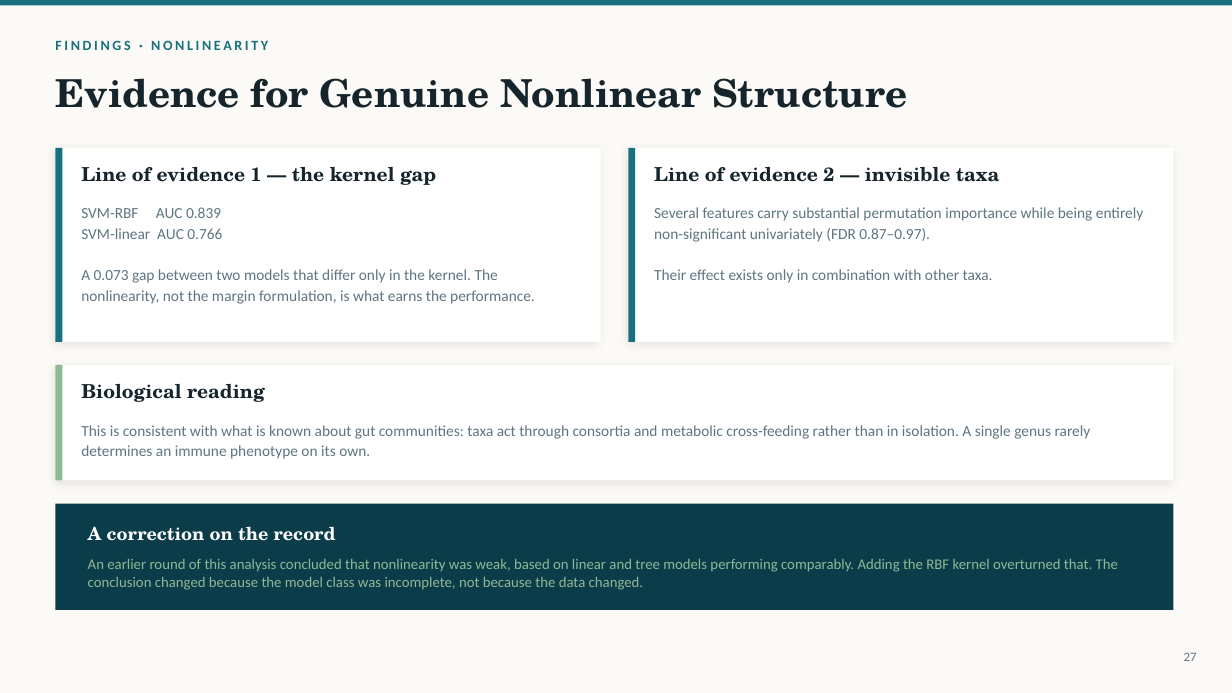
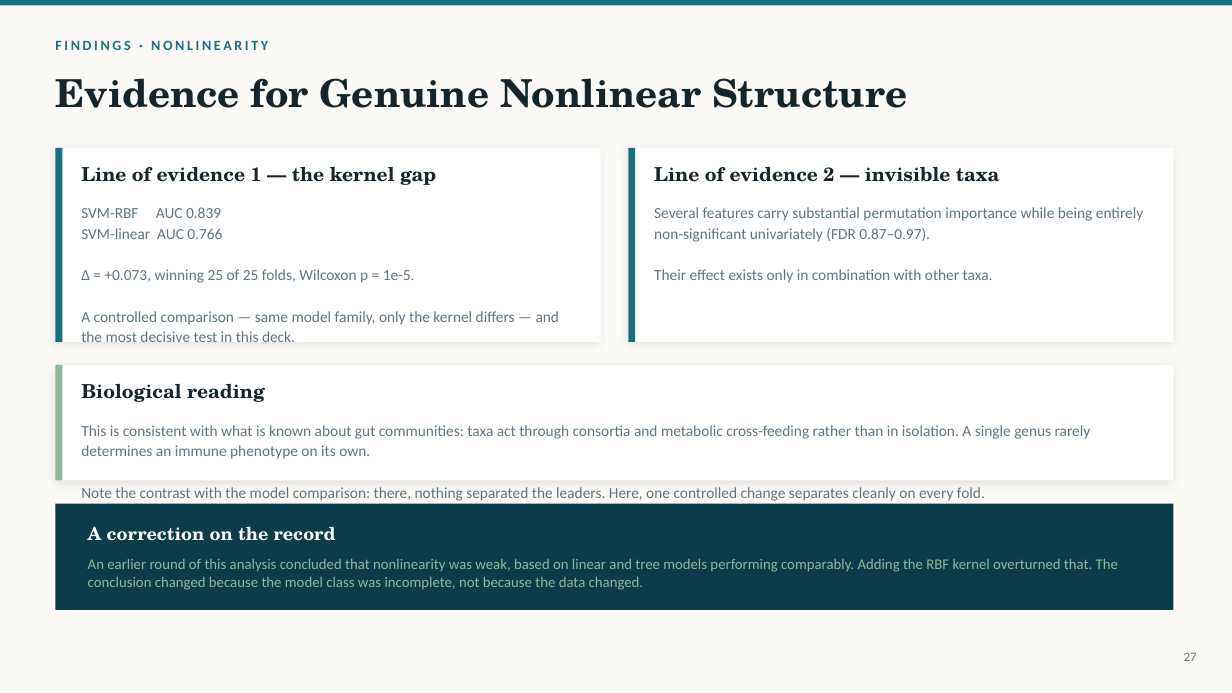
Before and after one commit to pengsihua2023/Christina-machine-learning-project, a slide deck: slide 27 of slides/Influenza_Microbiome_ML_Overview.pptx. Drawn at 1232x693 pixels with LibreOffice and Linux fonts; fonts in the diff are those of the drawing. Boxes give left, top, right and bottom in pixels: in the first picture for what was removed or moved away, otherwise in the second. Text is boxed around its words. In the diff, an @@ line names an element or a change of style, - is before the commit and + after.

```diff
--- a/slides/Influenza_Microbiome_ML_Overview.pptx
+++ b/slides/Influenza_Microbiome_ML_Overview.pptx
@@ text at <box>81,269,560,342</box>: text changed @@
-A 0.073 gap between two models that differ only in the kernel. The nonlinearity, not the margin formulation, is what earns the performance.
+Δ = +0.073, winning 25 of 25 folds, Wilcoxon p = 1e-5.
+A controlled comparison — same model family, only the kernel differs — and the most decisive test in this deck.
@@ text at <box>81,487,985,501</box>: paragraph added @@
+Note the contrast with the model comparison: there, nothing separated the leaders. Here, one controlled change separates cleanly on every fold.
```
Also in this commit, not shown: 1 other slide changed, 1 slide added, 1 slide removed, 7 other files.
